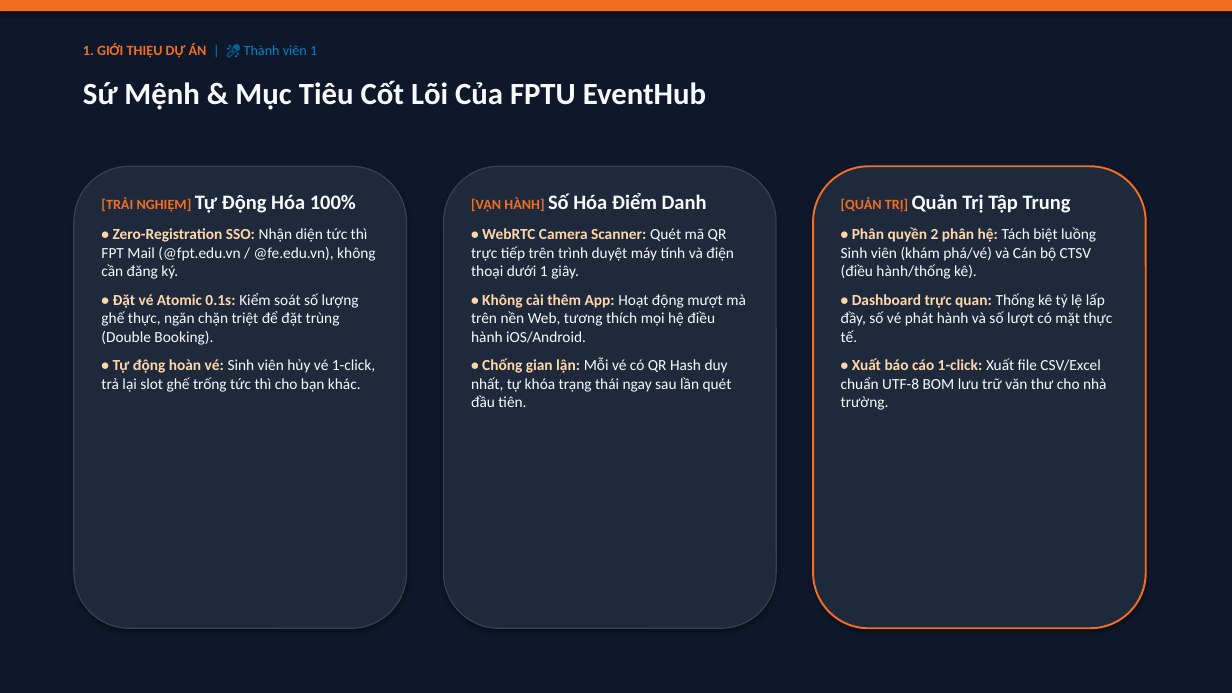
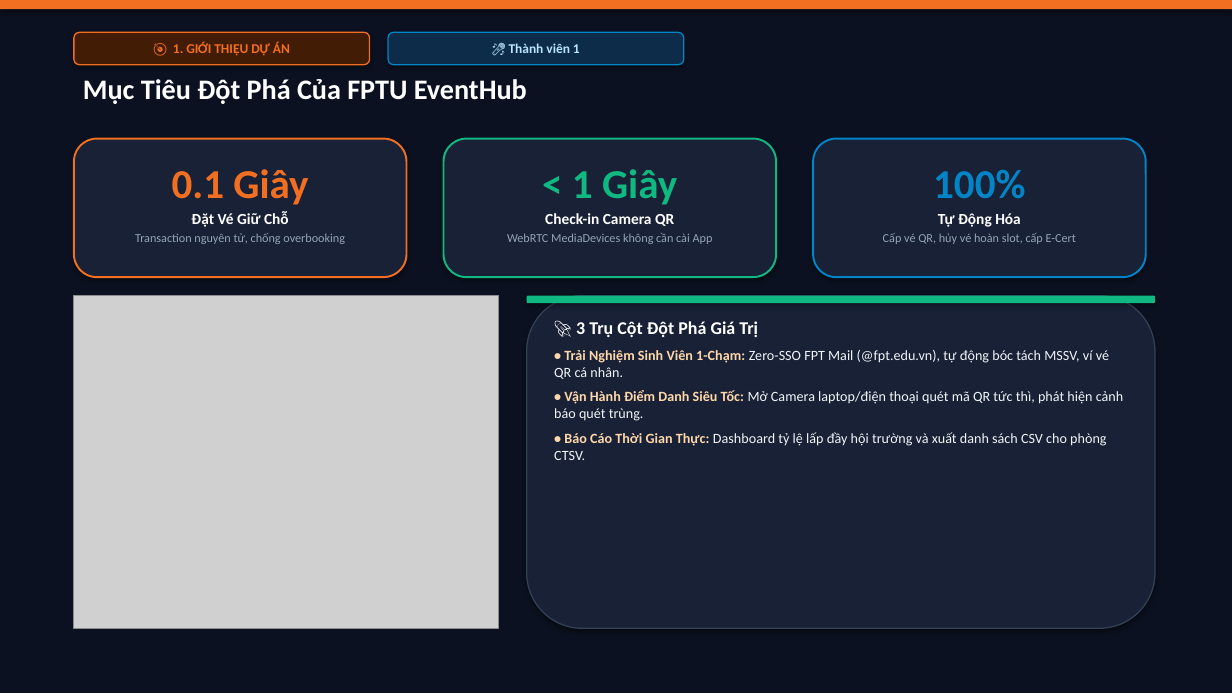
Before and after one commit to CongDung0506/FPTU-EventHub, a slide deck: slide 4 of SLIDE_THUYET_TRINH_FPTU_EVENTHUB.pptx. Drawn at 1232x693 pixels with LibreOffice and Linux fonts; fonts in the diff are those of the drawing; grey boxes stand for pictures. Boxes give left, top, right and bottom in pixels: in the first picture for what was removed or moved away, otherwise in the second. Text is boxed around its words. In the diff, an @@ line names an element or a change of style, - is before the commit and + after.

Commit message:
feat(slides): redesign presentation deck to Canva aesthetic with 26 high-impact slides, visual metric cards, embedded event photos, and battle boards

```diff
--- a/SLIDE_THUYET_TRINH_FPTU_EVENTHUB.pptx
+++ b/SLIDE_THUYET_TRINH_FPTU_EVENTHUB.pptx
@@ rectangle at box(0, 0, 1232, 693): fill #0F172A to #0B1120 @@
@@ rounded rectangle "🎯 1. GIỚI THIỆU DỰ ...": place and size @@
-rounded rectangle "🎯 1. GIỚI THIỆU DỰ ..." at box(83, 43, 317, 58)
+rounded rectangle "🎯 1. GIỚI THIỆU DỰ ..." at box(74, 32, 370, 65)
@@ rounded rectangle "🎯 1. GIỚI THIỆU DỰ ..." at box(74, 32, 370, 65): vertical alignment top to middle; fill none to #431C06; outline none to #F26F21 1 pt; shadow on @@
@@ text in rounded rectangle at box(173, 42, 290, 56): text changed; size 11 to 10.5 pt @@
-1. GIỚI THIỆU DỰ ÁN | 🎤 Thành viên 1
+🎯 1. GIỚI THIỆU DỰ ÁN
@@ rounded rectangle added at box(388, 32, 684, 65), fill #0C2C4A, outline #0284C7 1 pt, 10.5 pt, text #BAE6FD, bold @@
+🎤 Thành viên 1
@@ text at box(83, 79, 527, 104): text changed; size 24 to 22 pt; text colour #F8FAFC to #FFFFFF @@
-Sứ Mệnh & Mục Tiêu Cốt Lõi Của FPTU EventHub
+Mục Tiêu Đột Phá Của FPTU EventHub
@@ rounded rectangle added at box(74, 139, 407, 277), fill #182135, outline #F26F21 1.5 pt @@
@@ rounded rectangle added at box(444, 139, 776, 277), fill #182135, outline #10B981 1.5 pt @@
@@ rounded rectangle added at box(813, 139, 1146, 277), fill #182135, outline #0284C7 1.5 pt @@
@@ rounded rectangle removed at box(74, 166, 407, 628) @@
@@ text added at box(135, 169, 345, 244), 9.5 pt, text #94A3B8 @@
+0.1 Giây
+Đặt Vé Giữ Chỗ
+Transaction nguyên tử, chống overbooking
@@ rounded rectangle removed at box(444, 166, 776, 628) @@
@@ text added at box(507, 169, 713, 244), 9.5 pt, text #94A3B8 @@
+< 1 Giây
+Check-in Camera QR
+WebRTC MediaDevices không cần cài App
@@ rounded rectangle removed at box(813, 166, 1146, 628) @@
@@ text added at box(883, 170, 1076, 244), 9.5 pt, text #94A3B8 @@
+100%
+Tự Động Hóa
+Cấp vé QR, hủy vé hoàn slot, cấp E-Cert
@@ text removed at box(101, 195, 376, 392) @@
-[TRẢI NGHIỆM] Tự Động Hóa 100%
-• Zero-Registration SSO: Nhận diện tức thì FPT Mail (@fpt.edu.vn / @fe.edu.vn), không cần đăng ký.
-• Đặt vé Atomic 0.1s: Kiểm soát số lượng ghế thực, ngăn chặn triệt để đặt trùng (Double Booking).
-• Tự động hoàn vé: Sinh viên hủy vé 1-click, trả lại slot ghế trống tức thì cho bạn khác.
@@ text removed at box(471, 193, 746, 407) @@
-[VẬN HÀNH] Số Hóa Điểm Danh
-• WebRTC Camera Scanner: Quét mã QR trực tiếp trên trình duyệt máy tính và điện thoại dưới 1 giây.
-• Không cài thêm App: Hoạt động mượt mà trên nền Web, tương thích mọi hệ điều hành iOS/Android.
-• Chống gian lận: Mỗi vé có QR Hash duy nhất, tự khóa trạng thái ngay sau lần quét đầu tiên.
@@ text removed at box(841, 194, 1112, 410) @@
-[QUẢN TRỊ] Quản Trị Tập Trung
-• Phân quyền 2 phân hệ: Tách biệt luồng Sinh viên (khám phá/vé) và Cán bộ CTSV (điều hành/thống kê).
-• Dashboard trực quan: Thống kê tỷ lệ lấp đầy, số vé phát hành và số lượt có mặt thực tế.
-• Xuất báo cáo 1-click: Xuất file CSV/Excel chuẩn UTF-8 BOM lưu trữ văn thư cho nhà trường.
@@ picture added at box(74, 296, 499, 628) @@
@@ rounded rectangle added at box(527, 296, 1155, 628), fill #182135, outline #334155 1 pt @@
@@ rounded rectangle added at box(527, 296, 1155, 303), fill #10B981 @@
@@ text added at box(554, 321, 1123, 460), 11 pt, text #F1F5F9 @@
+🚀 3 Trụ Cột Đột Phá Giá Trị
+• Trải Nghiệm Sinh Viên 1-Chạm: Zero-SSO FPT Mail (@fpt.edu.vn), tự động bóc tách MSSV, ví vé QR cá nhân.
+• Vận Hành Điểm Danh Siêu Tốc: Mở Camera laptop/điện thoại quét mã QR tức thì, phát hiện cảnh báo quét trùng.
+• Báo Cáo Thời Gian Thực: Dashboard tỷ lệ lấp đầy hội trường và xuất danh sách CSV cho phòng CTSV.
```
Also in this commit, not shown: 23 other slides changed, 2 slides added, 2 slides removed, 2 other files.
